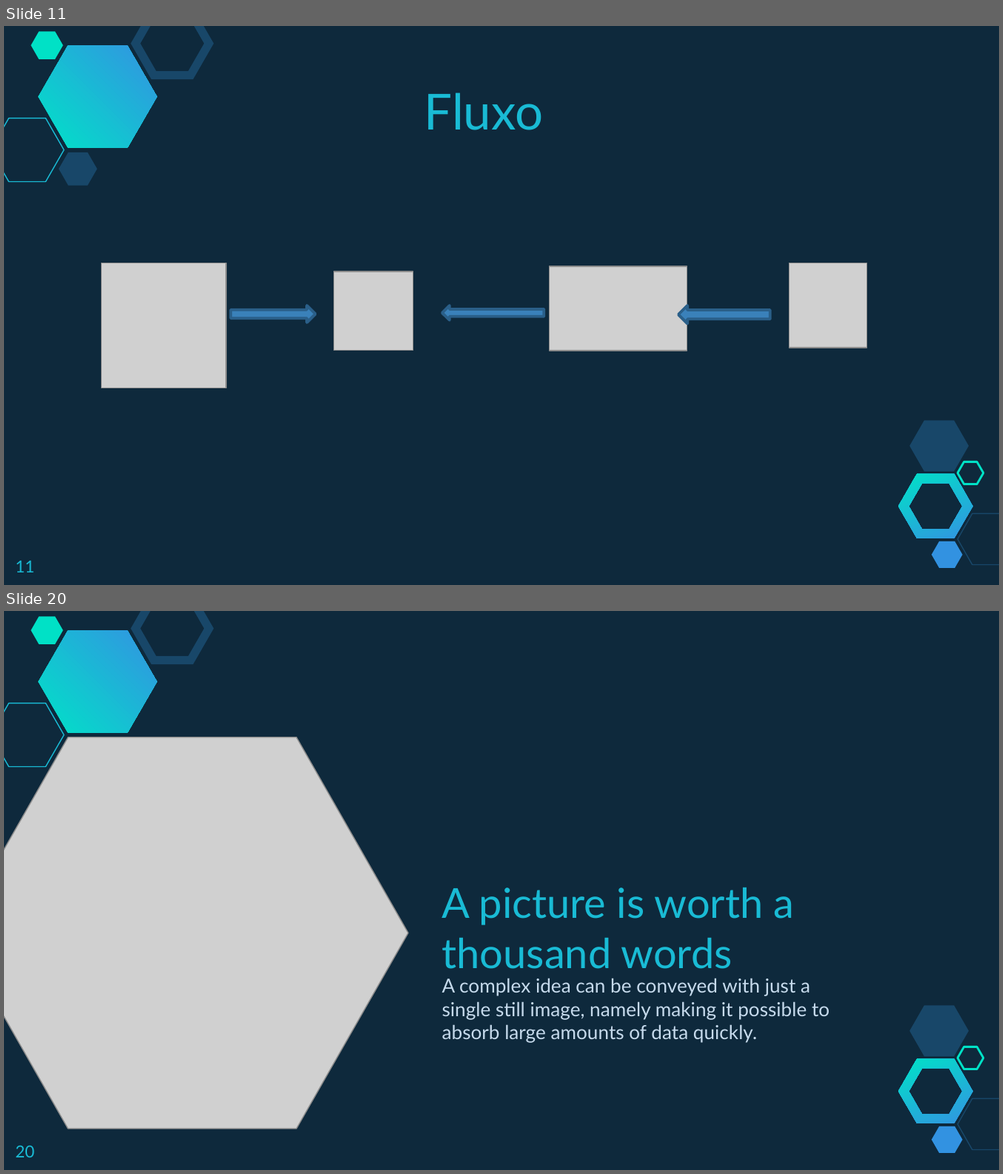
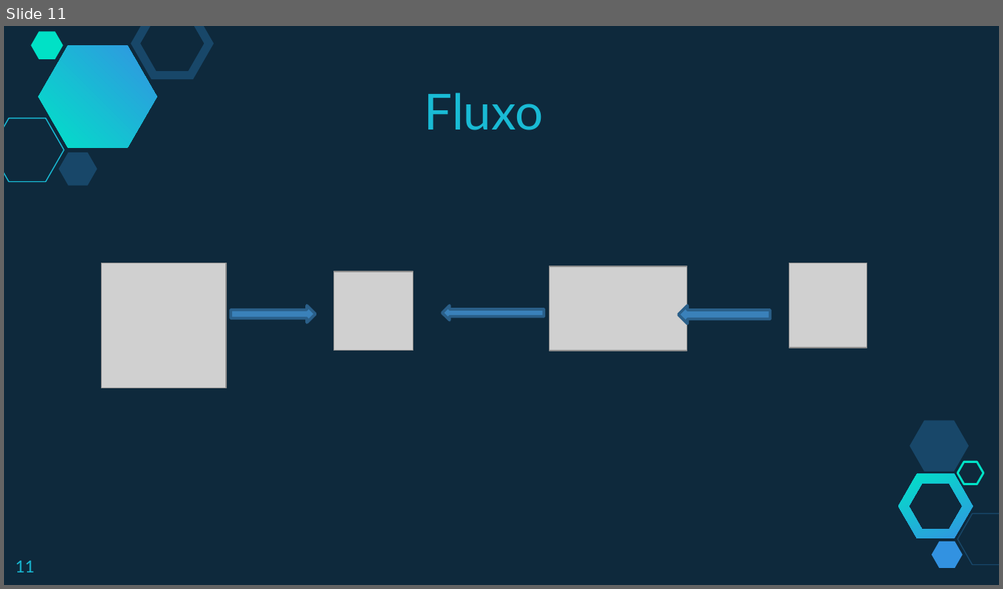
Before and after one commit to fabricioveronez/ImplementandoMetricasHealthcheck, a slide deck: docs/MetricasHealthcheck.pptx. Shown one above the other, each under a label of ours: slides 11 and 20 before the commit, slide 11 after it; the slides between them are not shown. The pictures are 1003x1174 and 1003x589 pixels, drawn with LibreOffice and Linux fonts; fonts in the diff are those of the drawing; grey boxes stand for pictures. Boxes give left, top, right and bottom in pixels: in the first picture for what was removed or moved away, otherwise in the second. Text is boxed around its words. In the diff, an @@ line names an element or a change of style, - is before the commit and + after.

```diff
--- a/docs/MetricasHealthcheck.pptx
+++ b/docs/MetricasHealthcheck.pptx
@@ slide 20 removed at (4,611,999,1170), background #0E293C; not listed: 10 template elements that a slide beside it also shows @@
@@ picture removed at (4,738,408,1129) @@
@@ title removed at (442,888,794,969) @@
-A picture is worth a thousand words
@@ text removed at (442,978,829,1043) @@
-A complex idea can be conveyed with just a single still image, namely making it possible to absorb large amounts of data quickly.
@@ page number removed at (15,1146,34,1158) @@
-20
```
Also in this commit, not shown: 4 slides changed, 1 slide added, 26 other slides removed.
